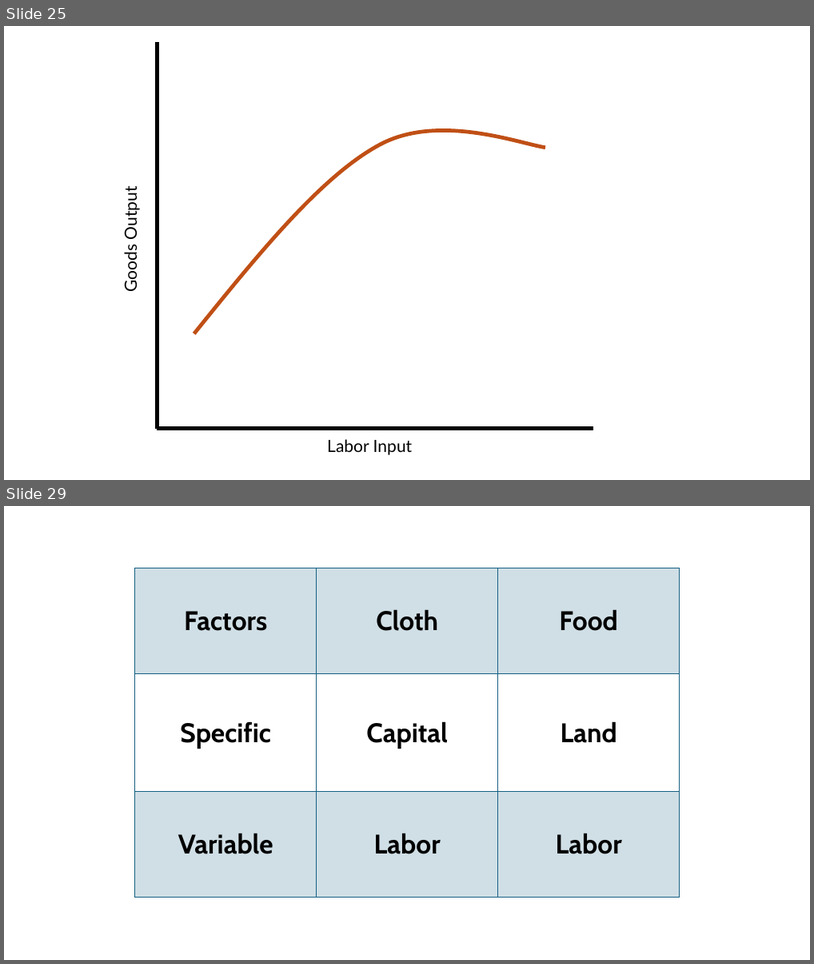
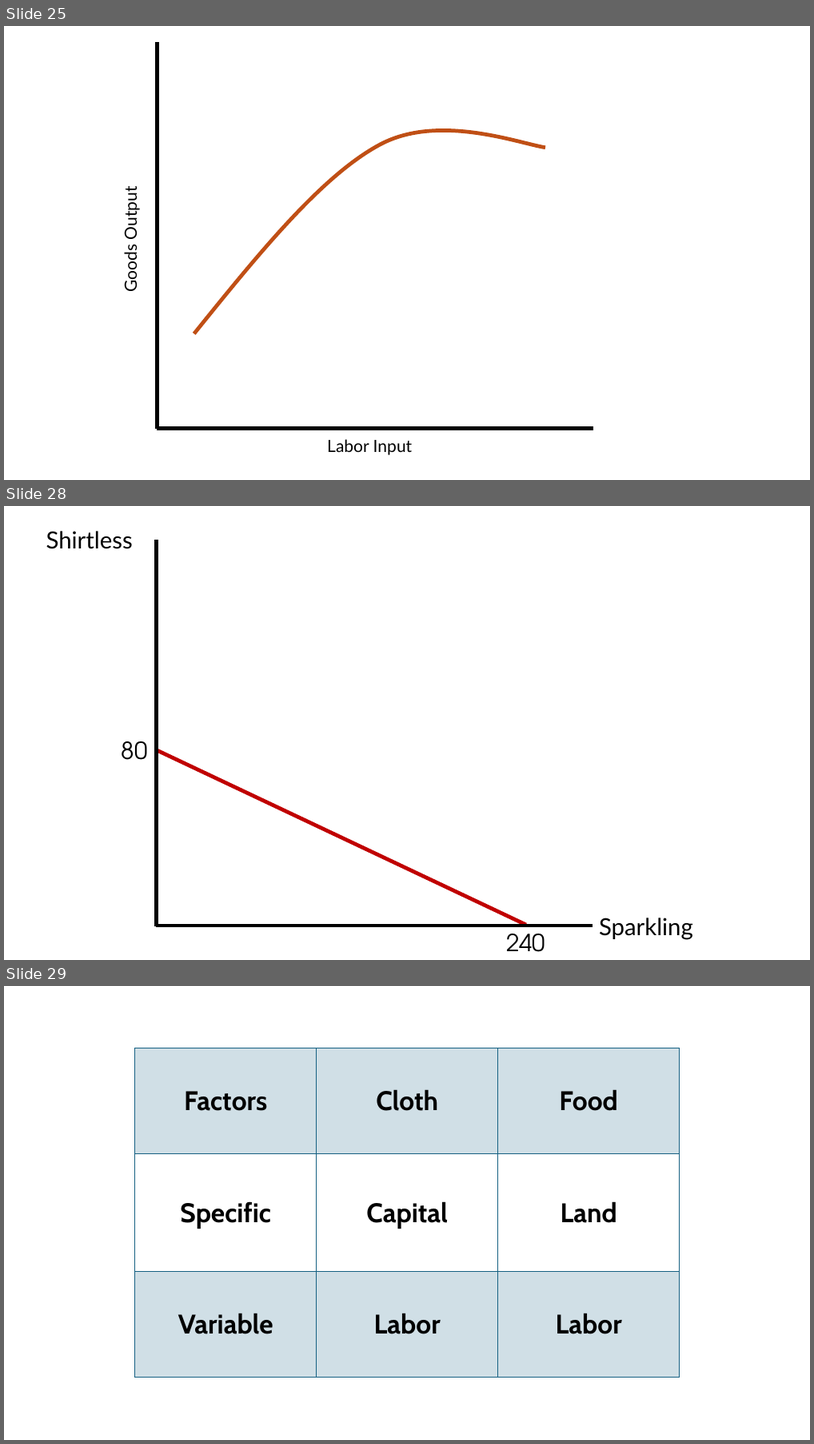
Before and after one commit to jrojas1003/EC-380-Intl-Econ-Issues, a slide deck: Slides/graph-creator.pptx. Shown one above the other, each under a label of ours: slides 25 and 29 before the commit, slides 25, 28 and 29 after it; the slides between them are not shown. The pictures are 814x964 and 814x1444 pixels, drawn with LibreOffice and Linux fonts; fonts in the diff are those of the drawing. Boxes give left, top, right and bottom in pixels: in the first picture for what was removed or moved away, otherwise in the second. Text is boxed around its words. In the diff, an @@ line names an element or a change of style, - is before the commit and + after.

```diff
--- a/Slides/graph-creator.pptx
+++ b/Slides/graph-creator.pptx
@@ slide 28 added at (4, 506, 810, 960), background #FFFFFF @@
@@ text added at (46, 531, 133, 549), 28 pt, text #000000 @@
+Shirtless
@@ line added from (157, 540) to (157, 926), #000000 4.5 pt @@
@@ text added at (122, 741, 148, 760), 28 pt, text #000000 @@
+80
@@ line added from (157, 751) to (526, 924), #C00000 4.5 pt @@
@@ line added from (593, 925) to (156, 925), #000000 4.5 pt @@
@@ text added at (506, 933, 546, 952), 28 pt, text #000000 @@
+240
@@ text added at (599, 917, 694, 939), 28 pt, text #000000 @@
+Sparkling
```
Also in this commit, not shown: 2 slides changed, 1 slide removed, 7 other files.
